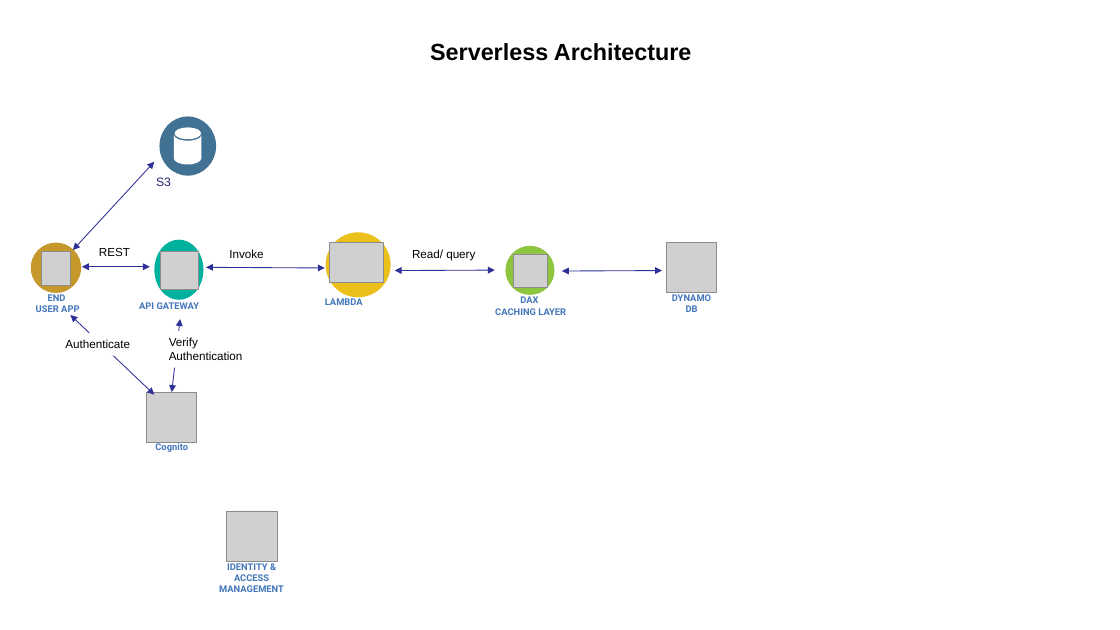
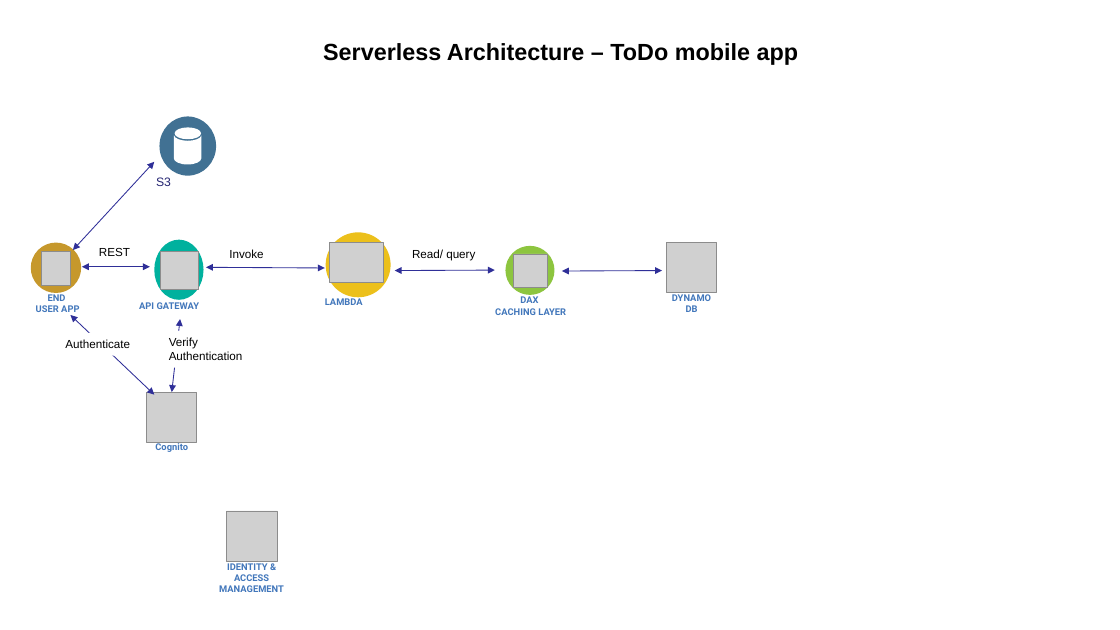
Before and after one commit to jbcodeforce/jbcodeforce.github.io, a slide deck: slide 8 of docs/Diagrams.pptx. Drawn at 1120x630 pixels with LibreOffice and Linux fonts; fonts in the diff are those of the drawing; grey boxes stand for pictures. Boxes give left, top, right and bottom in pixels: in the first picture for what was removed or moved away, otherwise in the second. Text is boxed around its words. In the diff, an @@ line names an element or a change of style, - is before the commit and + after.

```diff
--- a/docs/Diagrams.pptx
+++ b/docs/Diagrams.pptx
@@ title at (323, 43, 798, 65): text changed @@
-Serverless Architecture
+Serverless Architecture – ToDo mobile app
```
Also in this commit, not shown: 4 slides added, 6 other files.
